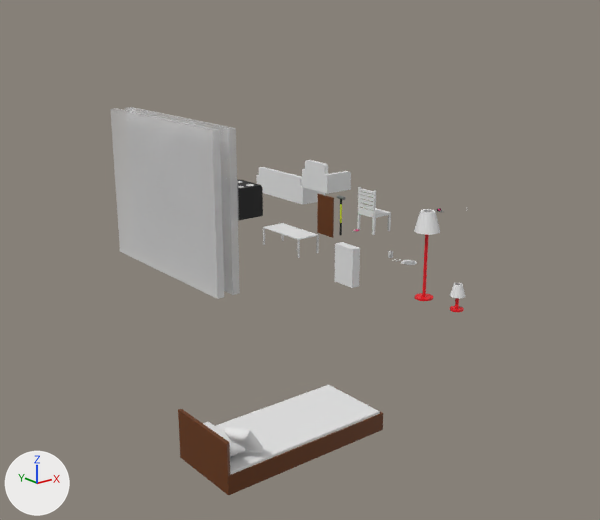
Before and after pictures for a commit that changed the Blender file Models/Models.blend.
Both versions are drawn from a 50 mm lens placed at (-30.8, -27.45, 10.19), pointed at (-10.54, -2.12, 0.07). The axes (+X, +Y, +Z) are drawn at lower left. The lights are the same throughout.

The scene before the commit, as lines of its bpy script (objects in view):
```python
me_cube_004 = bpy.data.meshes.new('Cube.004')
me_cube_004.from_pydata(...)  # 108 vertices, 118 faces; spans x -1.2..1.0, y -1.0..1.0, z -1.0..146.7
me_cube_015 = bpy.data.meshes.new('Cube.015')
me_cube_015.from_pydata(...)  # 72 vertices, 50 faces; spans x -0.79..0.79, y -1.0..1.0, z -0.28..1.16
me_cube_017 = bpy.data.meshes.new('Cube.017')
me_cube_017.from_pydata(...)  # 32 vertices, 30 faces; spans x -2.3..2.3, y -1.0..1.0, z -0.23..1.01
# faces by material slot: [17, 13]
me_cube_017.materials.append(mat_material_015)  # white #e7e7e7
me_cube_017.materials.append(mat_material_010)  # brown #653200
ob_bed = bpy.data.objects.new('Bed', me_cube_017)
ob_bed.location = (-19.96, -13.3, 0.24)
ob_cube_001 = bpy.data.objects.new('Cube.001', me_cube_004)
ob_cube_001.location = (-10.87, -5.37, 0.0)
ob_cube_001.scale = (0.165, 0.495, 0.0101)
ob_sofa_001 = bpy.data.objects.new('Sofa.001', me_cube_015)
ob_sofa_001.location = (-3.57, 4.45, 1.24)
# also in view: 'Cube.006' at (-8.96, 10.64, 1.5); 'Sofa' at (-2.75, 8.51, 0.44); 'Cube.008' at (-7.39, 0.0, 1.01); 'Cube.002' at (-15.47, 0.0, 3.0); 'Cube.005' at (-7.94, 5.85, 0.96)
```
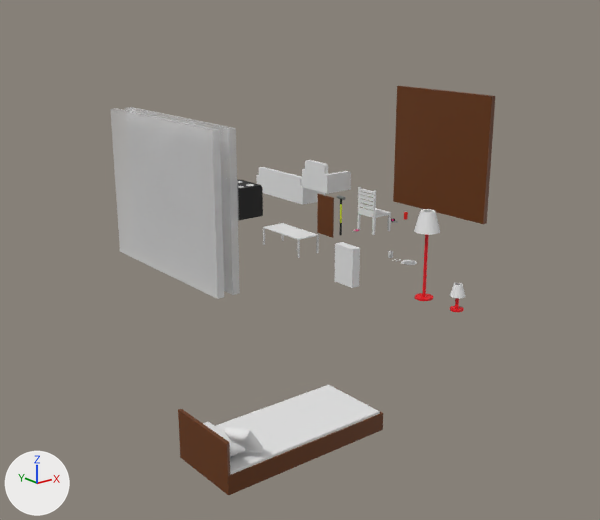
Where the change shows, as pixel boxes (x1, y1, x2, y2) in the pictures (600 x 520 px):
'Cube.010', added (brown): after (393, 86, 495, 224)

The change in detail:
Mesh me_cube is new.
It has 343 vertices, 332 faces and spans x -1.0..1.0, y -1.0..1.0, z -1.0..1.0.
Faces by material slot: [298, 10, 24].
It uses material mat_material_010 (brown #653200).
It uses material mat_material_007 (cyan #00d4e7).
It uses material mat_material_005 (black #000000).
Object 'Cube.010' (ob_cube_010) is new; it shows me_cube.
Its location is (0.0, 0.0, 3.02).
Its scale is (-0.123, 3.02, 3.0).
